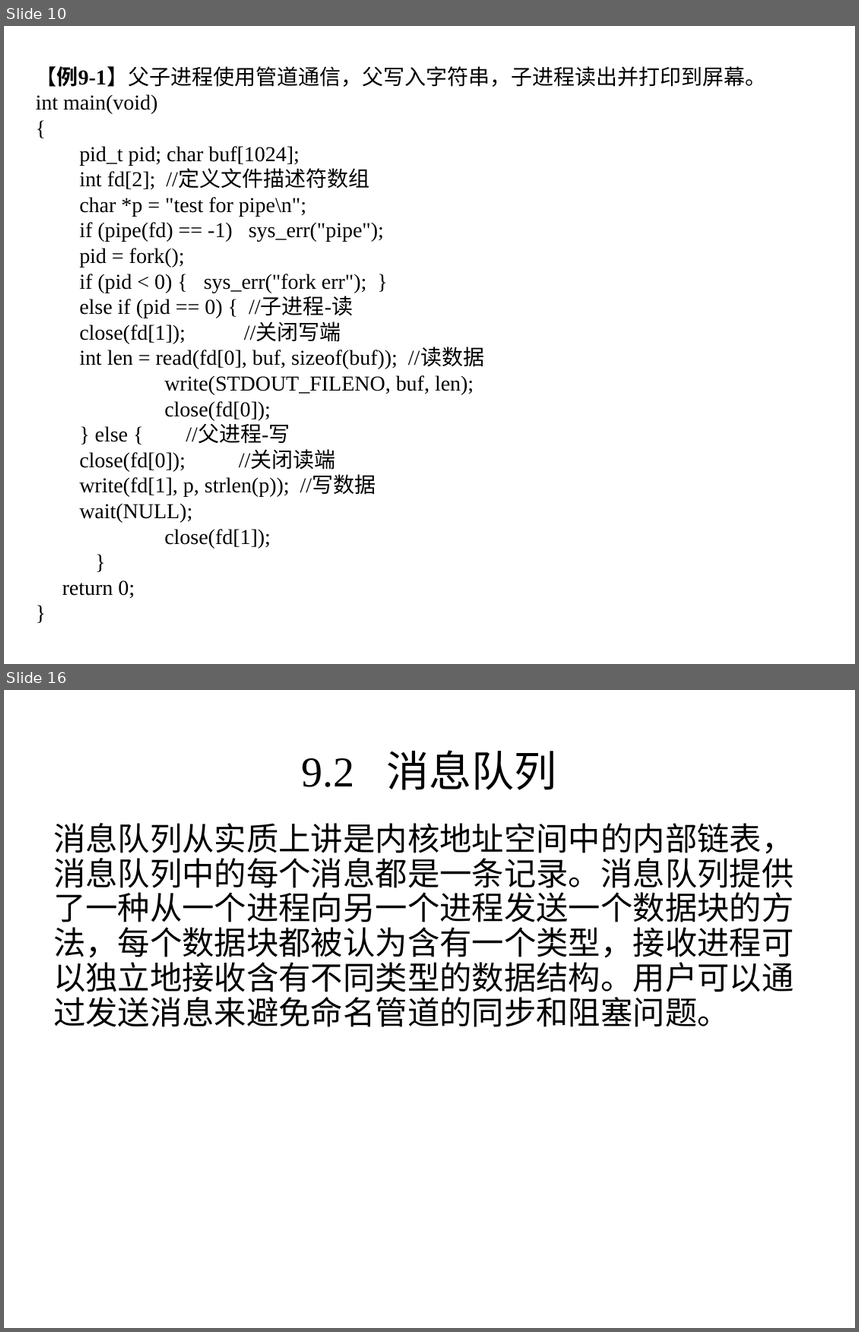
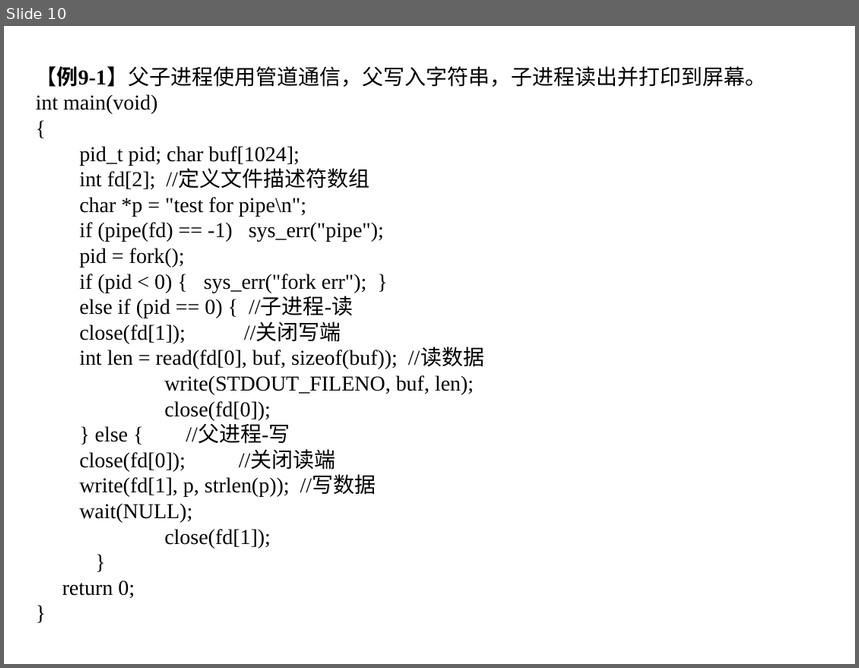
Before and after one commit to gengabcd/linux_ppt, a slide deck: 第9章 进程间通信 .ppt. Shown one above the other, each under a label of ours: slides 10 and 16 before the commit, slide 10 after it; the slides between them are not shown. The pictures are 859x1332 and 859x668 pixels, drawn with LibreOffice and Linux fonts; fonts in the diff are those of the drawing; background and template pictures are left out. Boxes give left, top, right and bottom in pixels: in the first picture for what was removed or moved away, otherwise in the second. Text is boxed around its words. In the diff, an @@ line names an element or a change of style, - is before the commit and + after.

```diff
--- a/第9章 进程间通信 .ppt
+++ b/第9章 进程间通信 .ppt
@@ slide 16 removed at (4,690,855,1328), background picture (left out) @@
@@ text removed at (302,750,557,790) @@
-9.2 消息队列
@@ text removed at (53,823,794,1027) @@
-  消息队列从实质上讲是内核地址空间中的内部链表，消息队列中的每个消息都是一条记录。消息队列提供了一种从一个进程向另一个进程发送一个数据块的方法，每个数据块都被认为含有一个类型，接收进程可以独立地接收含有不同类型的数据结构。用户可以通过发送消息来避免命名管道的同步和阻塞问题。
```
Also in this commit, not shown: 32 other slides removed.
